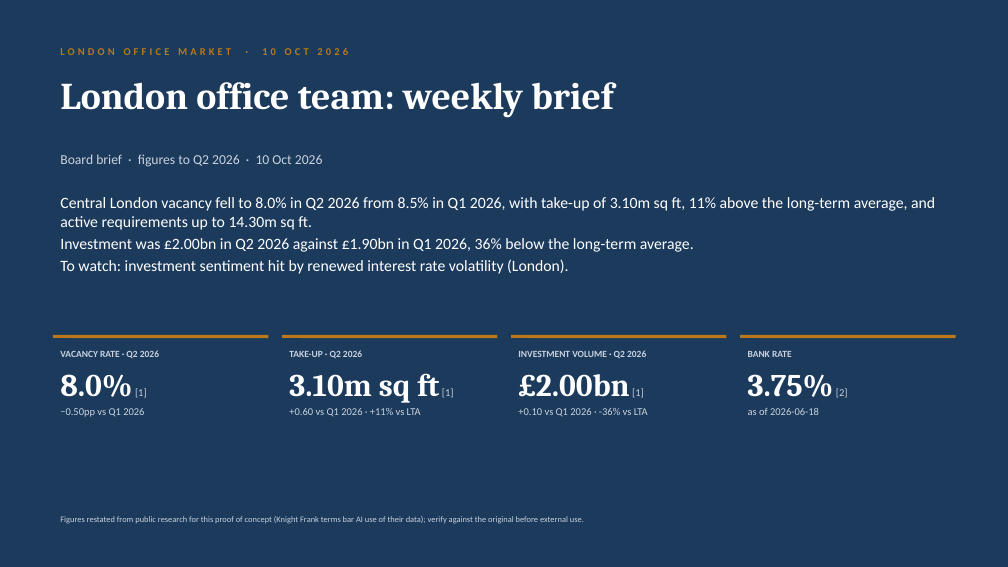
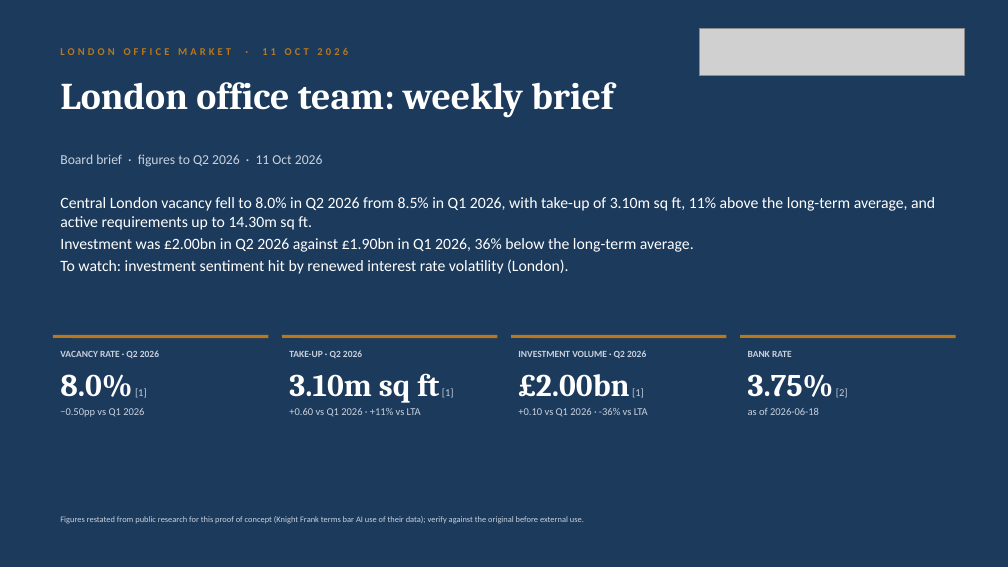
Before and after one commit to Kenneth0416/nanfengtest, a slide deck: slide 1 of docs/samples/team-brief-board-sample.pptx. Drawn at 1008x567 pixels with LibreOffice and Linux fonts; fonts in the diff are those of the drawing; grey boxes stand for pictures. Boxes give left, top, right and bottom in pixels: in the first picture for what was removed or moved away, otherwise in the second. Text is boxed around its words. In the diff, an @@ line names an element or a change of style, - is before the commit and + after.

```diff
--- a/docs/samples/team-brief-board-sample.pptx
+++ b/docs/samples/team-brief-board-sample.pptx
@@ picture added at (699,29,964,76) @@
@@ text at (60,48,348,55): text changed @@
-LONDON OFFICE MARKET · 10 OCT 2026
+LONDON OFFICE MARKET · 11 OCT 2026
@@ text at (60,154,323,167): text changed @@
-Board brief · figures to Q2 2026 · 10 Oct 2026
+Board brief · figures to Q2 2026 · 11 Oct 2026
```
Also in this commit, not shown: 5 other slides changed, 29 other files.
